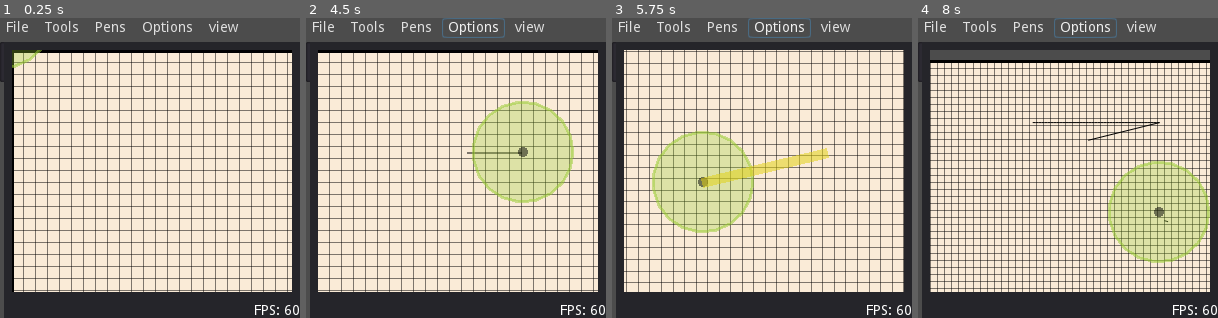
Above: before the commit, frames 1-4 (left to right).
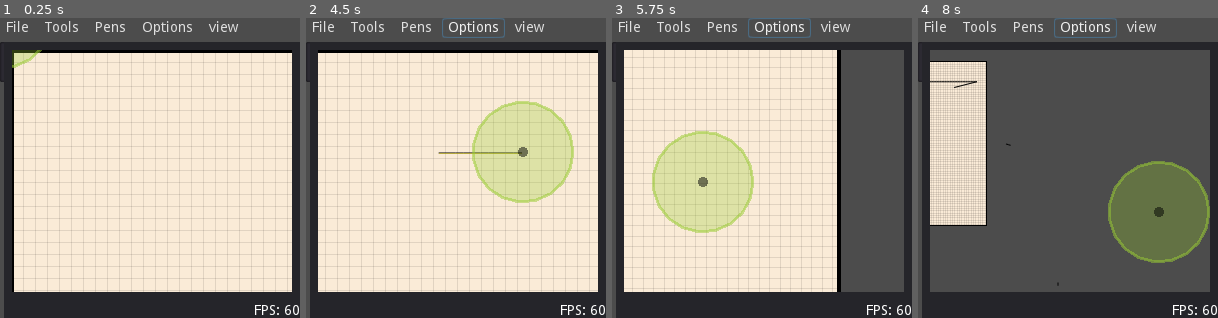
Above: after the commit, the same moments.

Repository: joey-public/gonote
Game: Godot game, scene res://src/Main.tscn
Two runs of this game, one before a commit and one after it. Both use one fixed random seed, a clock stepped at 60 frames per second and the inputs below.
Inputs (mouse positions are in pixels of both pictures, inside the frame that each line leads up to):
- Up to frame 1 (0.25 s): no input
- Up to frame 2 (4.5 s): click "File" at 0.5 s; click "Tools" at 1.25 s; click "Pens" at 2 s; click "view" at 2.75 s; click "Options" at 3.5 s; tap Enter at 4.25 s; move the mouse to (522, 153) at 4.27 s; press the mouse at (522, 153) at 4.28 s; hold D (pan_right) from 4.28 s (still down)
- Up to frame 3 (5.75 s): right-click (828, 153) at 4.55 s; move the mouse to (702, 183) at 5.02 s; release D (pan_right) at 5.03 s; release the mouse at (702, 183) at 5.03 s; hold S (pan_down) from 5.03 s (still down); right-click (702, 183) at 5.1 s; tap G (zoom_out) at 5.3 s
- Up to frame 4 (8 s): move the mouse to (1098, 102) at 5.77 s; release S (pan_down) at 5.78 s; hold D (pan_right) 5.78-6.53 s; hold G (zoom_out) 5.78-6.53 s; click (1098, 102) at 6.05 s; move the mouse to (1053, 228) at 6.52 s; hold W (pan_up) 6.53-7.28 s; click (1053, 228) at 6.6 s; right-click (1053, 228) at 6.8 s; move the mouse to (1158, 213) at 7.27 s; hold H (pan_left) from 7.28 s (still down); hold Right mouse button (pan) from 7.28 s (still down); tap G (zoom_out) at 7.55 s

The runs differ from the first frame. In frame 1, 12% of the frame differs, in the area x 4-98%, y 11-92%; in frame 2, 17%; in frame 3, 36%; in frame 4, 68%, in the area x 4-98%, y 14-92%.

Commit message:
This Commit changed a few things:   -Added Variable frame-rates for drawing vs idleing vs panning       -Changed Godot Settings Window->Vsync->Use Vsync = False       -Used Engine.target_fps in script to dynamically change fps       -still need to fi edge cases (if drawinf and zooming ect)   -fixed camera zoom and pan speed to be independent of frame rate   -adjusted how the drawing trail works by attaching it to the       scribble and clearing it when the pen is placed down.

Diff:
--- /dev/null
+++ b/Line2D.gd
@@ -0,0 +1,10 @@
+extends Line2D
+
+
+# Declare member variables here. Examples:
+# var a = 2
+# var b = "text"
+
+
+func resize(val:int):
+	self.points.resize(val)
--- /dev/null
+++ b/Scribbles.tscn
@@ -0,0 +1,12 @@
+[gd_scene load_steps=2 format=2]
+
+[ext_resource path="res://src/Canvas/Scribbles.gd" type="Script" id=1]
+
+[node name="Scribbles" type="Node2D"]
+script = ExtResource( 1 )
+
+[node name="Line2D" type="Line2D" parent="."]
+width = 1.0
+default_color = Color( 0.882353, 0.815686, 0.0901961, 0.537255 )
+
+[node name="Tween" type="Tween" parent="."]
--- a/project.godot
+++ b/project.godot
@@ -33,6 +33,7 @@
 
 window/size/width=300
 window/size/height=300
+window/vsync/use_vsync=false
 
 [input]
 
--- a/src/Canvas/Camera2D.gd
+++ b/src/Canvas/Camera2D.gd
@@ -1,9 +1,11 @@
 extends Camera2D
 
-export var max_zoom:Vector2 = Vector2(0.01,0.01)
-export var min_zoom:Vector2= Vector2(10.0,10.0)
-export var scroll_speed: int = 5
-export var zoom_speed:float = 0.01
+const sixty_fps:float = 1/60.0;
+
+export var max_zoom = 0.1
+export var min_zoom = 5
+export var scroll_speed:float = 500.0
+export var zoom_speed:float = 200
 
 var _pan_start:Vector2
 # Called when the node enters the scene tree for the first time.
@@ -24,21 +26,38 @@
 #		pass
 
 
-func _process(_delta):
-	if Input.is_action_pressed("zoom_in"):
-		self.zoom -= self.zoom*self.zoom_speed
-	elif Input.is_action_pressed("zoom_out"):
-		self.zoom +=self.zoom*self.zoom_speed
-	elif Input.is_action_pressed("pan_left"):
-		self.offset.x -= self.scroll_speed
-	elif Input.is_action_pressed("pan_right"):
-		self.offset.x += self.scroll_speed
-	elif Input.is_action_pressed("pan_up"):
-		self.offset.y -= self.scroll_speed
-	elif Input.is_action_pressed("pan_down"):
-		self.offset.y += self.scroll_speed
-	elif Input.is_action_just_pressed("pan"):
+func _process(delta):
+	if Input.is_action_just_pressed("pan"):
 		self._pan_start = self.get_global_mouse_position()
+		SignalManager.emit_signal("fps_changed",
+									Globals.refresh_rates["pan_rate"])
 	elif Input.is_action_pressed("pan"):
 		var new = self.get_global_mouse_position()
-		offset -= (new-self._pan_start)/1
+		offset = offset - (new-self._pan_start)
+	else:
+		SignalManager.emit_signal("fps_changed",
+									Globals.refresh_rates["slow_rate"])
+	if Input.is_action_pressed("zoom_in") and self._can_zoom_in():
+		self.zoom -= self.zoom*((self.zoom_speed*delta)/100)
+	elif Input.is_action_pressed("zoom_out") and self._can_zoom_out():
+		self.zoom += self.zoom*((self.zoom_speed*delta)/100)
+	elif Input.is_action_pressed("pan_left"):
+		self.offset.x -= self.scroll_speed*delta
+	elif Input.is_action_pressed("pan_right"):
+		self.offset.x += self.scroll_speed*delta
+	elif Input.is_action_pressed("pan_up"):
+		self.offset.y -= self.scroll_speed*delta
+	elif Input.is_action_pressed("pan_down"):
+		self.offset.y += self.scroll_speed*delta
+
+
+func _can_zoom_in()->bool:
+	if self.zoom.x > self.max_zoom:
+		return true
+#	self.zoom = self.max_zoom*Vector2(1.0,1.0)
+	return false
+
+
+func _can_zoom_out()->bool:
+	if self.zoom.x < self.min_zoom: return true
+	return false
--- a/src/Canvas/CanvasNode.tscn
+++ b/src/Canvas/CanvasNode.tscn
@@ -2,7 +2,7 @@
 
 [ext_resource path="res://src/Canvas/Grid.tscn" type="PackedScene" id=1]
 [ext_resource path="res://src/Canvas/CanvasNode.gd" type="Script" id=2]
-[ext_resource path="res://src/Canvas/Scribbles.gd" type="Script" id=3]
+[ext_resource path="res://Scribbles.tscn" type="PackedScene" id=3]
 [ext_resource path="res://src/Canvas/Page.gd" type="Script" id=4]
 [ext_resource path="res://src/Canvas/Camera2D.gd" type="Script" id=5]
 
@@ -12,6 +12,7 @@
 [node name="Camera2D" type="Camera2D" parent="."]
 anchor_mode = 0
 current = true
+smoothing_enabled = true
 script = ExtResource( 5 )
 
 [node name="Grid" parent="." instance=ExtResource( 1 )]
@@ -28,7 +29,7 @@
 fixed_canvans = true
 canvas_dim = Vector2( 595, 842 )
 line_grid_settings = {
-"line_alpha": 0.5,
+"line_alpha": 0.1,
 "line_color": Color( 0, 0, 0, 1 ),
 "line_width": 0.5
 }
@@ -37,5 +38,4 @@
 
 [node name="Sprite" type="Sprite" parent="Notebook"]
 
-[node name="Scribbles" type="Node2D" parent="."]
-script = ExtResource( 3 )
+[node name="Scribbles" parent="." instance=ExtResource( 3 )]
--- a/src/Canvas/Scribbles.gd
+++ b/src/Canvas/Scribbles.gd
@@ -4,26 +4,52 @@
 export var width:float = 1
 export var anti_a:bool = true
 
-
 var scribble_points:Array = []
 var draw_stack:Array = []
+var drawing_time:float=0
 
 onready var pos = self.get_global_mouse_position()
+onready var trail = $Line2D
+onready var tween = $Tween
 
-func _process(_delta):
+
+func _process(delta):
 	if self.visible:
-		if Input.is_action_pressed("draw"):
-#			self.scribble.add_point(self.position)
+		if Input.is_action_just_pressed("draw"):
+			self._clear_trail_points()
+		elif Input.is_action_pressed("draw"):
+			SignalManager.emit_signal("fps_changed",
+									   Globals.refresh_rates["draw_rate"])
 			self.scribble_points.append(get_global_mouse_position())
+			self.trail.add_point(get_global_mouse_position())
 			self.update()
+			self.drawing_time += delta
 		elif Input.is_action_just_released("draw"):
+			SignalManager.emit_signal("fps_changed",
+									   Globals.refresh_rates["slow_rate"])
 			self.draw_stack.push_back(PoolVector2Array(self.scribble_points))
 			self.scribble_points.clear()
+#			self.tween.interpolate_method(self,"_remove_trail_point",0,0,
+#										self.drawing_time+1,Tween.TRANS_EXPO,Tween.EASE_IN)
+#			self.tween.start()
 
-
+#interpolate_method
 func _draw():
 	if self.scribble_points.size() > 2:
 		self.draw_polyline(self.scribble_points,self.color,self.width,self.anti_a)
 	for scribble in self.draw_stack:
 		if scribble.size() >2:
 			self.draw_polyline(scribble,self.color,self.width,self.anti_a)
+
+func _clear_trail_points()->void:
+	if self.trail.get_point_count() > 0:
+		self.trail.clear_points()
+
+func _remove_trail_point(pos:int)->void:
+	if self.trail.get_point_count() >0:
+		self.trail.remove_point(pos)
+##TODO
+#to reduce draw calls remove items from the draw stack and instead
+#add to a StreamTexture object
+func _batch_lines_to_texture():
+	pass
--- a/src/Main.tscn
+++ b/src/Main.tscn
@@ -4,7 +4,7 @@
 [ext_resource path="res://src/Label.gd" type="Script" id=2]
 [ext_resource path="res://src/Canvas/Cursor.tscn" type="PackedScene" id=3]
 [ext_resource path="res://src/Main.gd" type="Script" id=4]
-[ext_resource path="res://src/cursor_trail.gd" type="Script" id=5]
+[ext_resource path="res://trail.tscn" type="PackedScene" id=5]
 
 [node name="Main" type="Control"]
 anchor_right = 1.0
@@ -168,10 +168,8 @@
 "type": "circle"
 }
 
-[node name="Line2D" type="Line2D" parent="MarginContainer/VBoxContainer/WorkArea/HBoxContainer/MarginContainer2/Panel2/VBoxContainer/Panel/MarginContainer/DrawViewport/Viewport/CanvasLayer/Cursor"]
-points = PoolVector2Array( 516, 79 )
-default_color = Color( 0.882353, 0.815686, 0.0901961, 0.537255 )
-script = ExtResource( 5 )
+[node name="Line2D" parent="MarginContainer/VBoxContainer/WorkArea/HBoxContainer/MarginContainer2/Panel2/VBoxContainer/Panel/MarginContainer/DrawViewport/Viewport/CanvasLayer/Cursor" instance=ExtResource( 5 )]
+visible = false
 
 [node name="HBoxContainer" type="HBoxContainer" parent="MarginContainer/VBoxContainer/WorkArea/HBoxContainer/MarginContainer2/Panel2/VBoxContainer"]
 margin_top = 245.0
--- a/src/Singletons/SignalManager.gd
+++ b/src/Singletons/SignalManager.gd
@@ -1 +1,10 @@
 extends Node
+
+signal fps_changed(val)
+
+func _ready():
+	self.connect("fps_changed",self,"_on_fps_update")
+
+
+func _on_fps_update(new_fps):
+	Engine.target_fps=new_fps
--- a/src/Singletons/globals.gd
+++ b/src/Singletons/globals.gd
@@ -1,12 +1,16 @@
 extends Node
 
-
+const refresh_rates:Dictionary = {
+	"draw_rate": 90,
+	"pan_rate":60,
+	"slow_rate":30,
+}
 var display_res
 
 
 # Called when the node enters the scene tree for the first time.
 func _ready():
-	print("hello!")
+	Engine.target_fps = 30
 	display_res = self.get_viewport().get_visible_rect().size
 
 func _process(_delta):
--- /dev/null
+++ b/trail.tscn
@@ -0,0 +1,8 @@
+[gd_scene load_steps=2 format=2]
+
+[ext_resource path="res://src/cursor_trail.gd" type="Script" id=1]
+
+[node name="ScribbleTrail" type="Line2D"]
+points = PoolVector2Array( 516, 79 )
+default_color = Color( 0.882353, 0.815686, 0.0901961, 0.537255 )
+script = ExtResource( 1 )
Not shown, changed: export_presets.cfg
